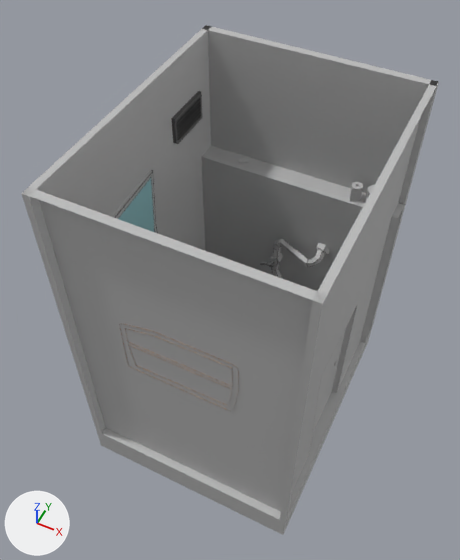
One commit to the FBX model Cryptique/Assets/FBX/FullRoom/1 - Taverne/Taverne_wc.fbx: the scene before it, then after it.
Rendered twice from a 50 mm lens placed at (1.78, -3.93, 6.89), pointed at (-0.18, -0.01, 1.99). The lights are fixed; the arrows at lower left show +X, +Y and +Z. Where no turn or scale is listed for an object, it has been applied to the vertices.

In view in the first picture: 'Miroir', 'demi_mur', 'grille_aeration', 'mur_L', 'mur_R', 'mur_face', 'mur_fond', 'porte_R2', 'sol'.
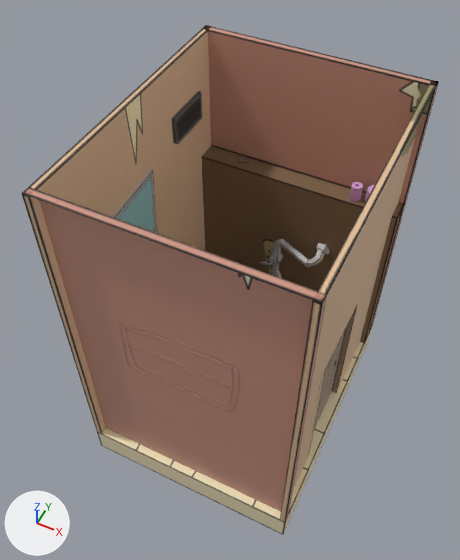
Where the newer file only moved an object's origin or applied its transform, the numbers keep the older frame.

Boxes (x1, y1, x2, y2) around the edits, measured in the pictures (460 x 560 px):
'mur_face', recoloured (grey to brown)
    both: (22, 187, 327, 520)
'mur_fond', recoloured (grey to brown)
    both: (202, 25, 438, 330)
'mur_L', recoloured (grey to brown)
    both: (21, 25, 211, 433)
'demi_mur', recoloured (grey to brown)
    both: (201, 146, 405, 343)
'mur_R', recoloured (grey to brown)
    both: (280, 80, 439, 523)
'sol', recoloured (grey to yellow)
    both: (97, 330, 371, 535)
'porte_R2', recoloured (grey to brown)
    both: (309, 306, 357, 451)

The change, as a diff of the scene's bpy script:
```diff
--- a/Cryptique/Assets/FBX/FullRoom/1 - Taverne/Taverne_wc.fbx.py
+++ b/Cryptique/Assets/FBX/FullRoom/1 - Taverne/Taverne_wc.fbx.py
@@ img_piece_wc_rgb_png @@
+img_piece_wc_rgb_png = load_image('piece_wc_RGB.png', '../../../Textures/piece_wc_RGB.png', 2048, 2048, 'sRGB')
@@ img_piece_wc_rgb_1_png @@
+img_piece_wc_rgb_1_png = load_image('piece_wc_RGB_1.png', '../../../Textures/piece_wc_RGB_1.png', 2048, 2048, 'sRGB')
@@ img_porte_l_rgb_png @@
+img_porte_l_rgb_png = load_image('porte_l_RGB.png', '../../../Textures/porte_l_RGB.png', 2048, 2048, 'sRGB')
@@ img_piece_wc_rgb_3_png @@
+img_piece_wc_rgb_3_png = load_image('piece_wc_RGB_3.png', '../../../Textures/piece_wc_RGB_3.png', 2048, 2048, 'sRGB')
@@ mat_wc_mur_porte @@
+mat_wc_mur_porte = principled_material('wc_mur_porte')
+mat_wc_mur_porte.texture = img_piece_wc_rgb_png
@@ mat_wc_muret @@
+mat_wc_muret = principled_material('wc_muret')
+mat_wc_muret.texture = img_piece_wc_rgb_1_png
@@ mat_porte_chambre_r2 @@
+mat_porte_chambre_r2 = principled_material('porte_chambre_R2')
+mat_porte_chambre_r2.texture = img_porte_l_rgb_png
@@ mat_wc_sol @@
+mat_wc_sol = principled_material('wc_sol')
+mat_wc_sol.texture = img_piece_wc_rgb_3_png
@@ me_mesh_018 @@
 me_mesh_018.from_pydata(...)  # 24 vertices, 14 faces; spans x -0.13..0.0, y -0.14..0.89, z 0.0..1.77
-me_mesh_018.materials.append(mat_porte_rdc)  # grey #bcbcbc
+me_mesh_018.materials.append(mat_porte_chambre_r2)  # picture img_porte_l_rgb_png
@@ me_mesh_006 @@
 me_mesh_006.from_pydata(...)  # 8 vertices, 5 faces; spans x -1.16..1.16, y -0.04..0.04, z -1.76..1.76
-me_mesh_006.materials.append(mat_piece_toilettes)  # grey #bcbcbc
+me_mesh_006.materials.append(mat_wc_muret)  # picture img_piece_wc_rgb_1_png
@@ me_mesh_015 @@
 me_mesh_015.from_pydata(...)  # 8 vertices, 5 faces; spans x -1.16..1.16, y -0.04..0.04, z -1.76..1.76
-me_mesh_015.materials.append(mat_piece_toilettes)  # grey #bcbcbc
+me_mesh_015.materials.append(mat_wc_muret)  # picture img_piece_wc_rgb_1_png
@@ me_mesh_017 @@
 me_mesh_017.from_pydata(...)  # 22 vertices, 15 faces; spans x -0.03..0.03, y -1.42..1.42, z -1.76..1.76
-me_mesh_017.materials.append(mat_piece_toilettes)  # grey #bcbcbc
+me_mesh_017.materials.append(mat_wc_mur_porte)  # picture img_piece_wc_rgb_png
@@ me_mesh_010 @@
 me_mesh_010.from_pydata(...)  # 8 vertices, 5 faces; spans x -0.03..0.03, y -1.42..1.42, z -1.76..1.76
-me_mesh_010.materials.append(mat_piece_toilettes)  # grey #bcbcbc
+me_mesh_010.materials.append(mat_wc_mur_porte)  # picture img_piece_wc_rgb_png
@@ me_mesh_011 @@
 me_mesh_011.from_pydata(...)  # 8 vertices, 3 faces; spans x -1.14..1.14, y 0.0..0.25, z -1.09..1.09
-me_mesh_011.materials.append(mat_piece_toilettes)  # grey #bcbcbc
+me_mesh_011.materials.append(mat_wc_muret)  # picture img_piece_wc_rgb_1_png
@@ me_mesh_019 @@
 me_mesh_019.from_pydata(...)  # 8 vertices, 5 faces; spans x -1.16..1.16, y -1.42..1.42, z -0.17..0.17
-me_mesh_019.materials.append(mat_piece_toilettes)  # grey #bcbcbc
+me_mesh_019.materials.append(mat_wc_sol)  # picture img_piece_wc_rgb_3_png
```
